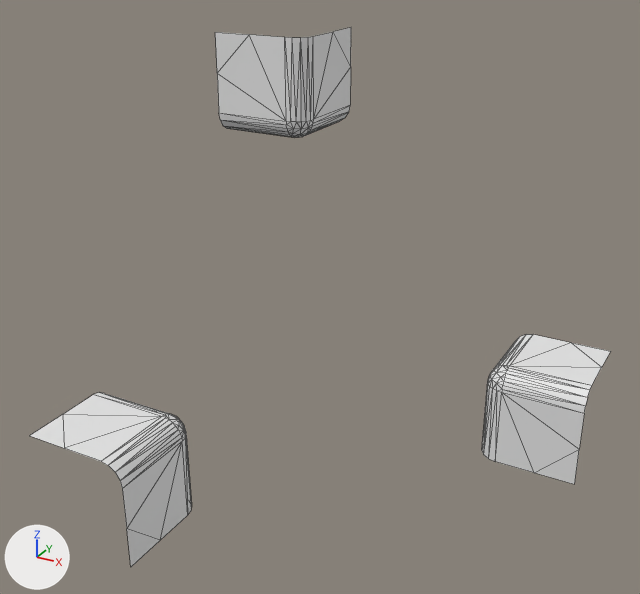
The OBJ model workshops/w6_polygonization/data/bmc/bmc_tiles/t_022.obj, before and after one commit.
Both versions are drawn from a camera (50 mm lens) standing at (0.823, -1.618, 0.781) and looking at (-0.049, -0.033, -0.011). Lighting does not change. The marker at lower left points along +X, +Y and +Z. Mesh edges are drawn as thin lines. Where no turn or scale is listed for an object, it has been applied to the vertices.

The scene before the commit, as lines of its bpy script (objects in view):
```python
me_t_022 = bpy.data.meshes.new('t_022')
me_t_022.from_pydata(...)  # 156 vertices, 234 faces; spans x -0.5..0.5, y -0.5..0.5, z -0.5..0.5
ob_t_022 = bpy.data.objects.new('t_022', me_t_022)
ob_t_022.location = (0.0, 0.0, 0.0)
```
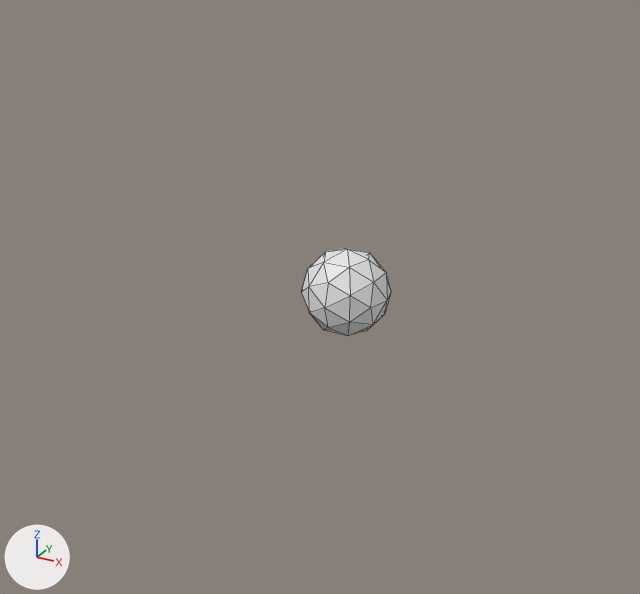
Changed parts and their boxes (x1, y1, x2, y2) in the pictures (640 x 594 px):
't_022', reshaped (85% narrower, 84% shorter)
    before: (29, 27, 611, 567)
    after: (302, 248, 391, 336)
part 1 of me_t_022, added
    after: (302, 248, 391, 336)
part 2 of me_t_022, deleted
    before: (482, 334, 611, 484)
part 3 of me_t_022, deleted
    before: (215, 27, 351, 137)
part 4 of me_t_022, deleted
    before: (29, 392, 192, 567)

Edits to the bpy script that builds the scene:
```text
Change me_t_022:
    where me_t_022.from_pydata(...)  # 156 vertices, 234 faces; spans x -0.5..0.5, y -0.5..0.5, z -0.5..0.5
    used by ob_t_022; location = (0.0, 0.0, 0.0)
    me_t_022 part 1: a new loose piece, an icosphere of 80 faces spanning x -0.1..0.1, y -0.1..0.1, z -0.1..0.1
    me_t_022 part 2: the loose piece of 52 vertices spanning x 0.25..0.5, y 0.25..0.5, z -0.5..-0.25 is deleted
    me_t_022 part 3: the loose piece of 52 vertices spanning x -0.5..-0.25, y 0.25..0.5, z 0.25..0.5 is deleted
    me_t_022 part 4: the loose piece of 52 vertices spanning x -0.5..-0.25, y -0.5..-0.25, z -0.5..-0.25 is deleted
```
